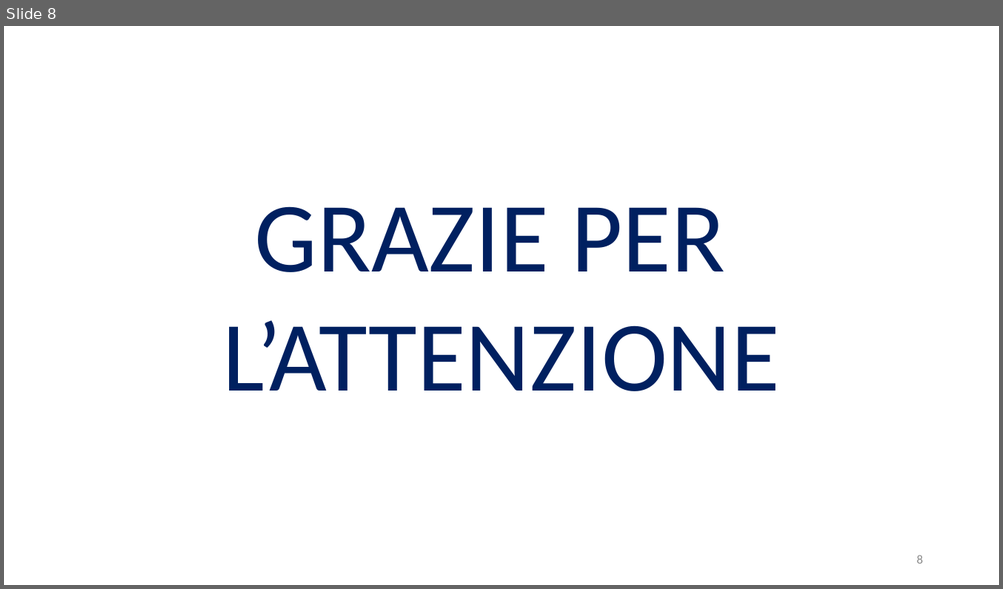
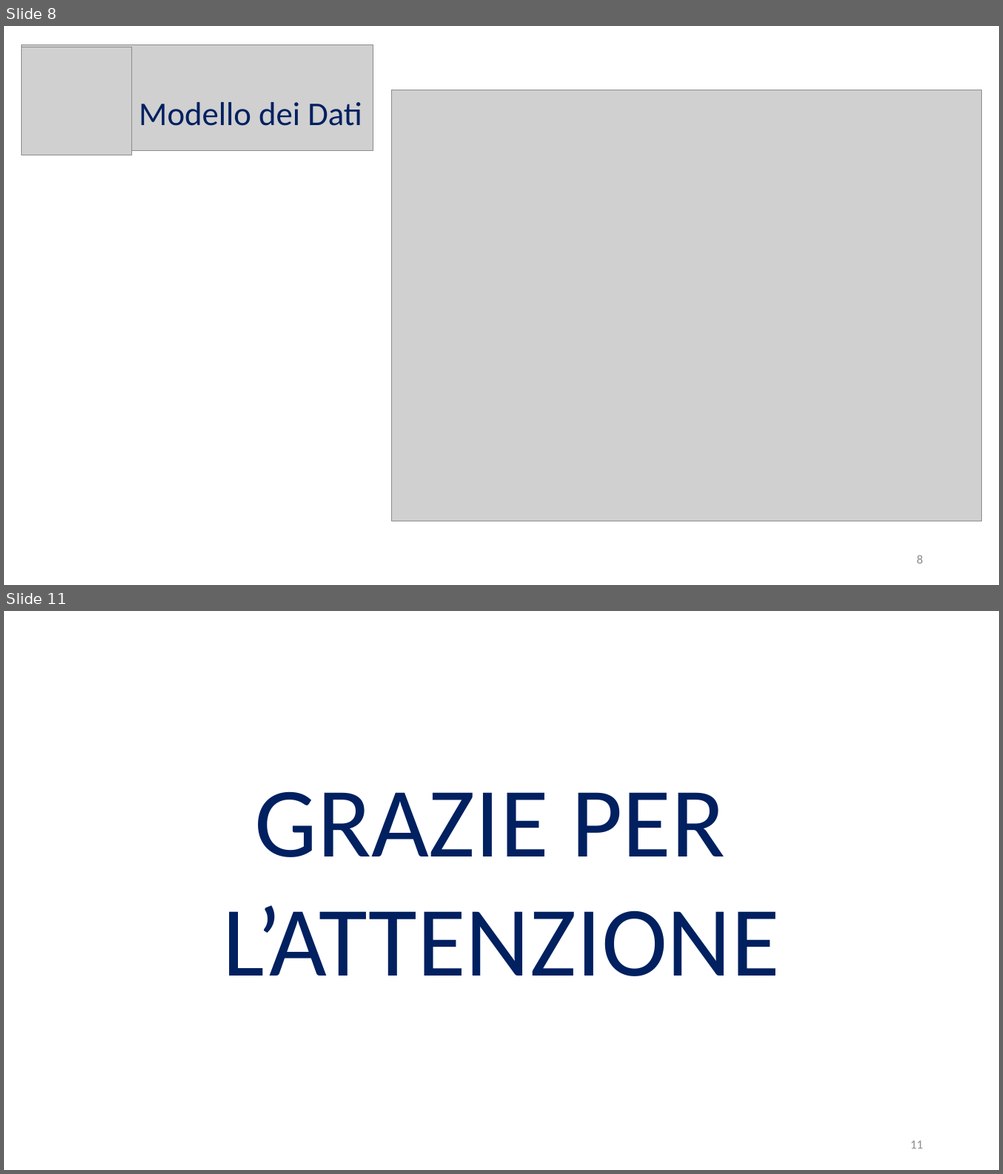
Before and after one commit to Wonderjack996/unimib-software-architecture, a slide deck: Progetto/Presentazione.pptx. Shown one above the other, each under a label of ours: slide 8 before the commit, slides 8 and 11 after it; the slides between them are not shown. The pictures are 1003x589 and 1003x1174 pixels, drawn with LibreOffice and Linux fonts; fonts in the diff are those of the drawing; grey boxes stand for pictures. Boxes give left, top, right and bottom in pixels: in the first picture for what was removed or moved away, otherwise in the second. Text is boxed around its words. In the diff, an @@ line names an element or a change of style, - is before the commit and + after.

```diff
--- a/Progetto/Presentazione.pptx
+++ b/Progetto/Presentazione.pptx
@@ slide 8 added at box(4, 26, 999, 585), background #FFFFFF @@
@@ picture added at box(22, 44, 373, 150) @@
@@ picture added at box(22, 47, 131, 156) @@
@@ picture added at box(391, 90, 981, 521) @@
@@ text added at box(139, 102, 362, 126), 32 pt, text #002060 @@
+Modello dei Dati
@@ page number added at box(916, 555, 922, 564), 12 pt, text #8C8C8C @@
+8
@@ what was slide 8 is now slide 11 @@
@@ page number at box(910, 1141, 922, 1149): text changed @@
-8
+11
```
Also in this commit, not shown: 6 slides changed, 3 other slides added, 1 slide removed, 17 other files.
